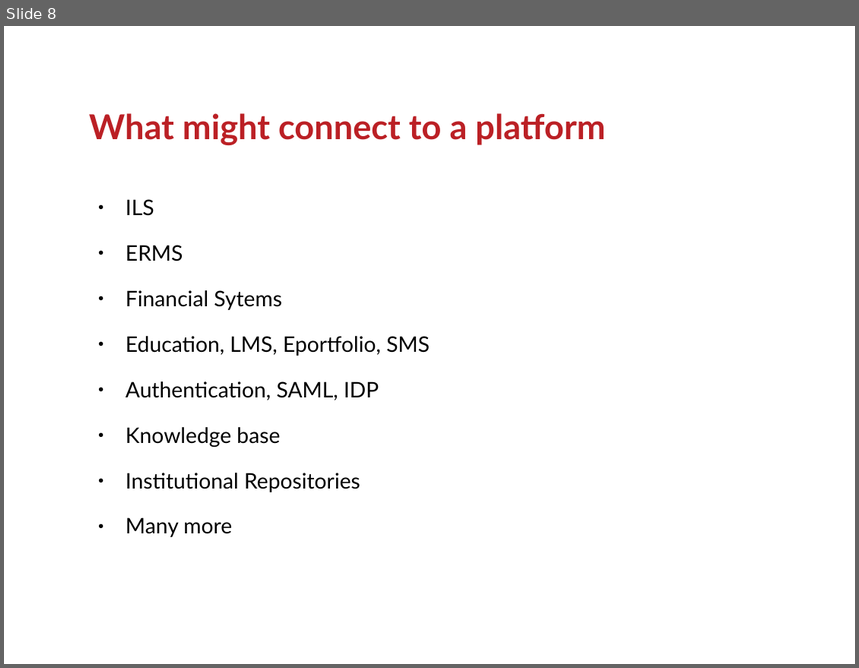
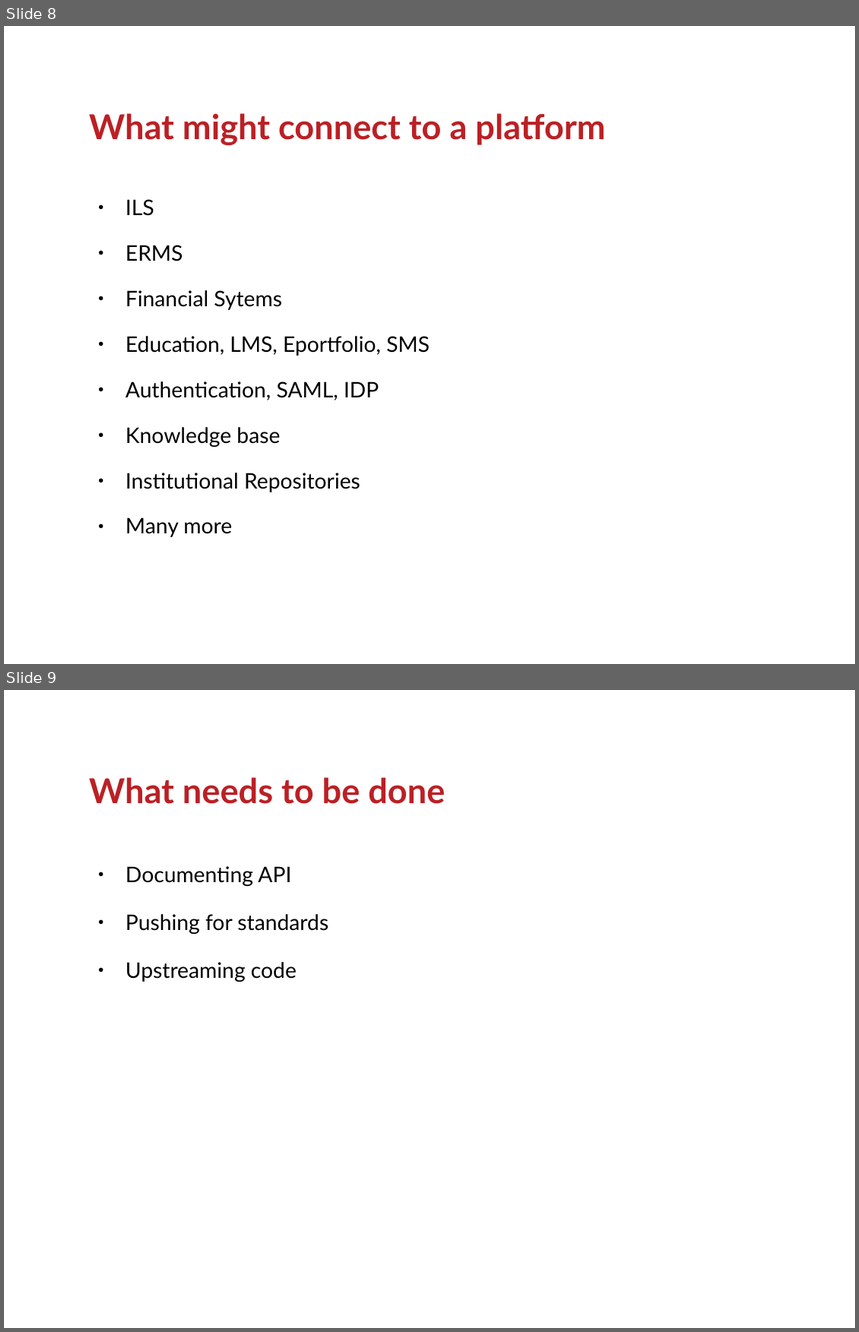
Before and after one commit to ranginui/presentation, a slide deck: kohaconclave2017/keynote.odp. Shown one above the other, each under a label of ours: slide 8 before the commit, slides 8 and 9 after it. The pictures are 859x668 and 859x1332 pixels, drawn with LibreOffice and Linux fonts; fonts in the diff are those of the drawing; background and template pictures are left out. Boxes give left, top, right and bottom in pixels: in the first picture for what was removed or moved away, otherwise in the second. Text is boxed around its words. In the diff, an @@ line names an element or a change of style, - is before the commit and + after.

```diff
--- a/kohaconclave2017/keynote.odp
+++ b/kohaconclave2017/keynote.odp
@@ slide 9 added at [4, 690, 855, 1328], background #FFFFFF @@
@@ title added at [89, 777, 445, 804], 32 pt, text #BB2025, bold @@
+What needs to be done
@@ text added at [126, 866, 329, 982], 20 pt, text #000000 @@
+● Documenting API
+● Pushing for standards
+● Upstreaming code
```
Also in this commit, not shown: 3 other slides added.
